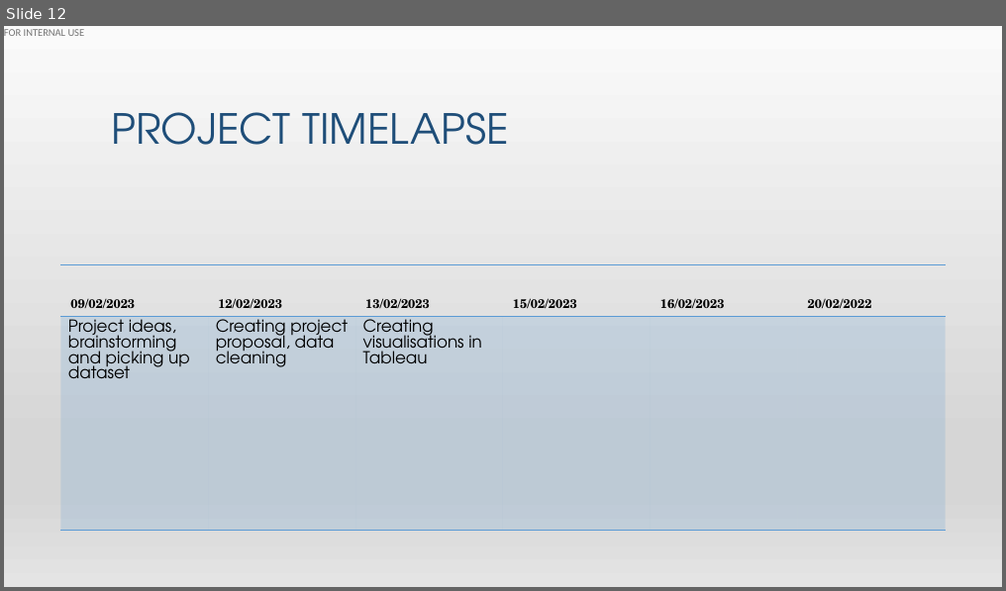
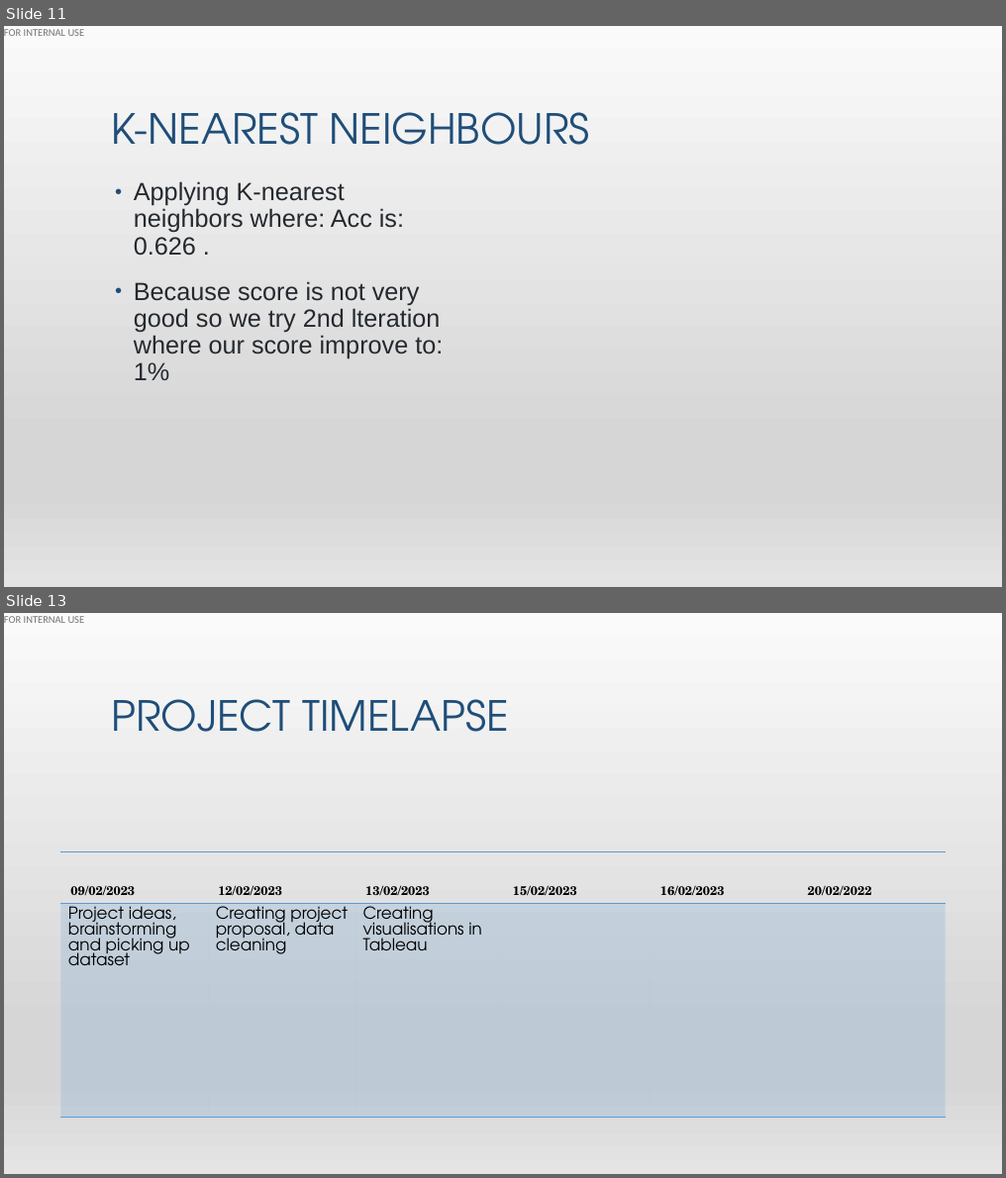
Before and after one commit to hibaa-a/MachineLearning_GlassdoorReviews, a slide deck: glassdoor_presentation.pptx. Shown one above the other, each under a label of ours: slide 12 before the commit, slides 11 and 13 after it; the slides between them are not shown. The pictures are 1006x591 and 1006x1178 pixels, drawn with LibreOffice and Linux fonts; fonts in the diff are those of the drawing. Boxes give left, top, right and bottom in pixels: in the first picture for what was removed or moved away, otherwise in the second. Text is boxed around its words. In the diff, an @@ line names an element or a change of style, - is before the commit and + after.

```diff
--- a/glassdoor_presentation.pptx
+++ b/glassdoor_presentation.pptx
@@ slide 11 added at bbox=[4, 26, 1002, 587], background gradient #F2F2F2 to #E7E6E6 to #FFFFFF to #D0CECE; not listed: 2 template elements that a slide beside it also shows @@
@@ title added at bbox=[111, 112, 590, 145], 40 pt, text #1F4E79 @@
+K-NEAREST NEIGHBOURS
@@ text added at bbox=[134, 181, 443, 380], 24 pt, text #24292F @@
+• Applying K-nearest neighbors where: Acc is: 0.626 .
+• Because score is not very good so we try 2nd lteration where our score improve to: 1%
@@ what was slide 12 is now slide 13 @@
```
Also in this commit, not shown: 6 other slides added, 6 slides removed.
